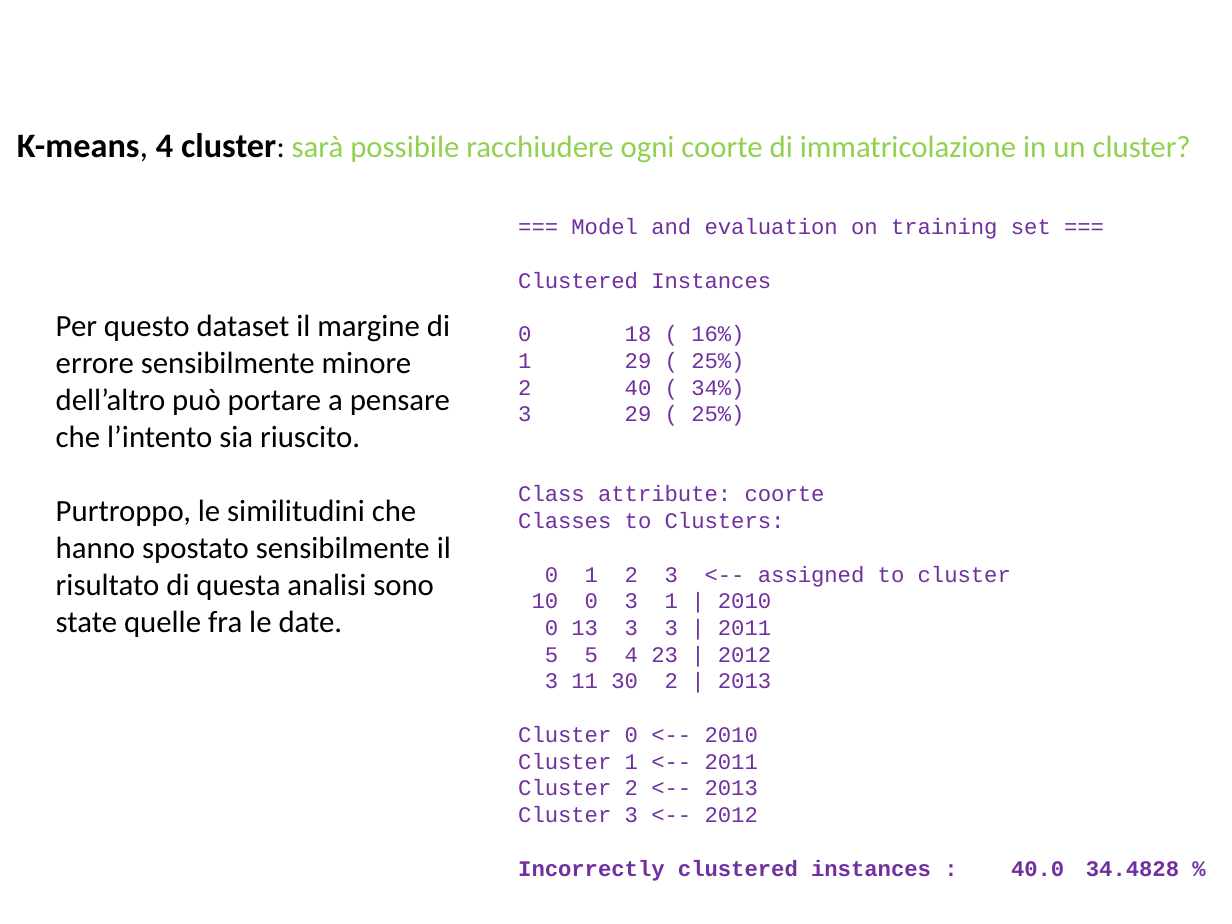
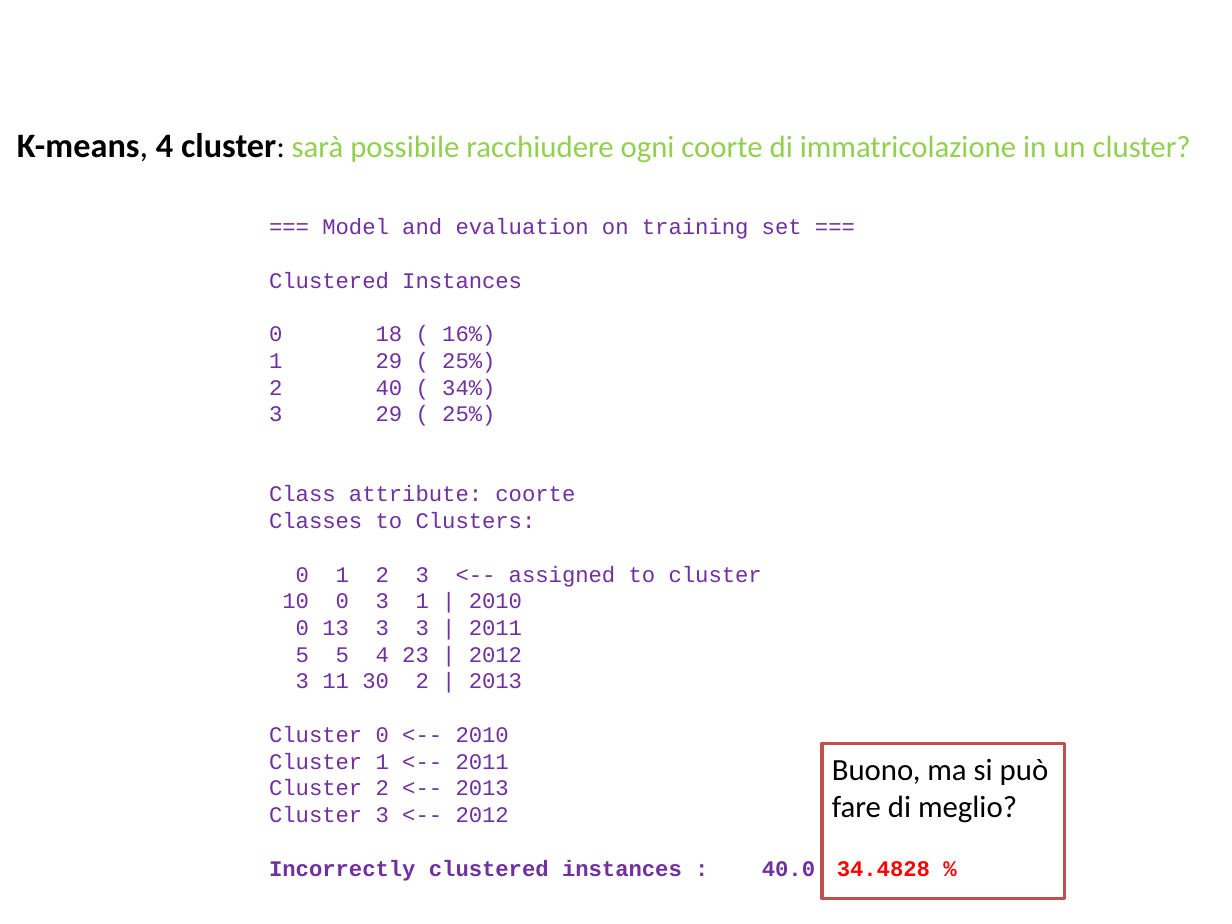
Before and after one commit to BlacknDecker/unifi, a slide deck: slide 62 of relazione.pptx. Drawn at 1232x924 pixels with LibreOffice and Linux fonts; fonts in the diff are those of the drawing; background and template pictures are left out. Boxes give left, top, right and bottom in pixels: in the first picture for what was removed or moved away, otherwise in the second. Text is boxed around its words. In the diff, an @@ line names an element or a change of style, - is before the commit and + after.

```diff
--- a/relazione.pptx
+++ b/relazione.pptx
@@ text "=== Model and evaluation on ...": place and size @@
-text "=== Model and evaluation on ..." at <box>518,218,1179,881</box>
+text "=== Model and evaluation on ..." at <box>269,218,930,881</box>
@@ text removed at <box>56,314,451,637</box> @@
-Per questo dataset il margine di errore sensibilmente minore dell’altro può portare a pensare che l’intento sia riuscito.
-Purtroppo, le similitudini che hanno spostato sensibilmente il risultato di questa analisi sono state quelle fra le date.
@@ rectangle added at <box>822,743,1064,898</box>, fill #FFFFFF, outline #C0504D 2 pt @@
@@ text added at <box>832,759,1049,823</box>, 18 pt, text #000000 @@
+Buono, ma si può fare di meglio?
@@ text at <box>269,860,930,881</box>: text colour #7030A0 to #FF0000 in "34.4828 %" @@
```
Also in this commit, not shown: 5 other slides changed, 6 slides added, 7 other files.
